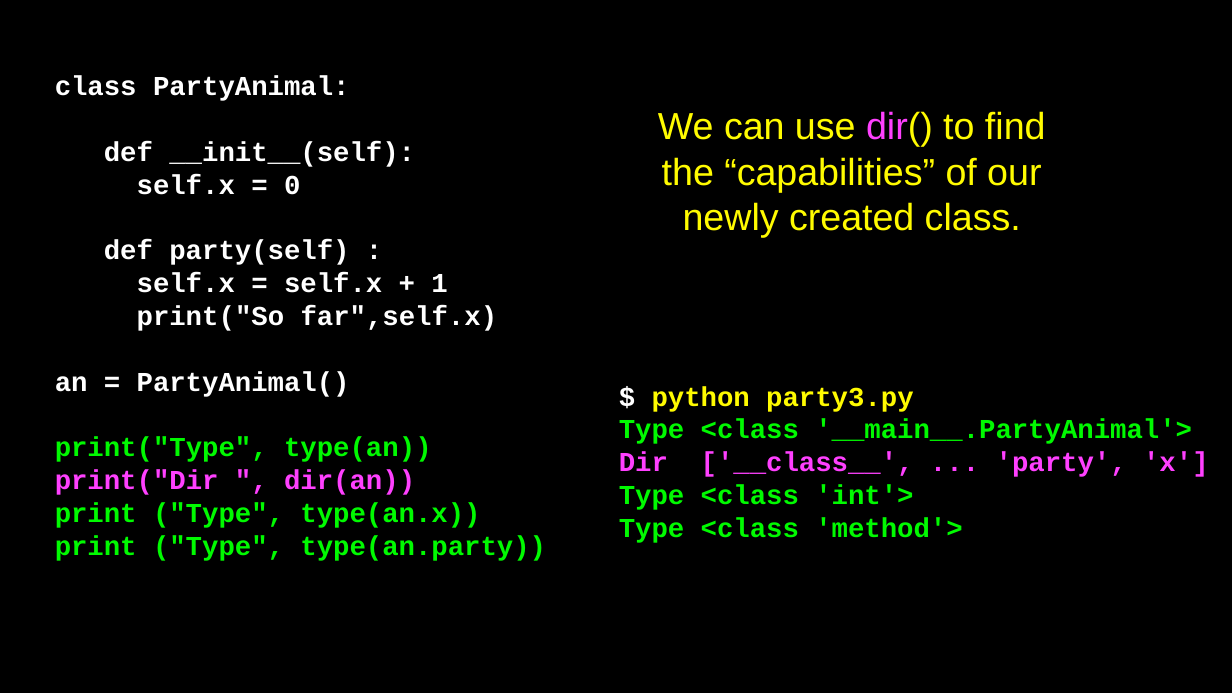
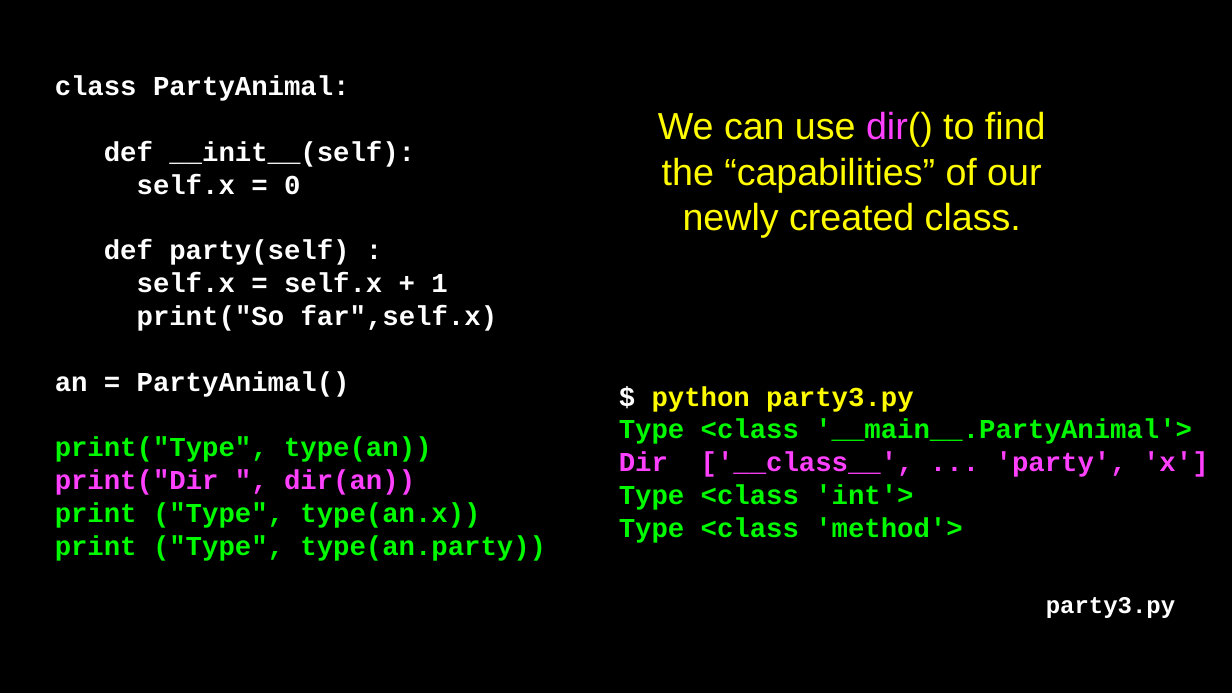
Before and after one commit to csev/py4e, a slide deck: slide 25 of lectures3/Pythonlearn-14-Objects.pptx. Drawn at 1232x693 pixels with LibreOffice and Linux fonts; fonts in the diff are those of the drawing. Boxes give left, top, right and bottom in pixels: in the first picture for what was removed or moved away, otherwise in the second. Text is boxed around its words. In the diff, an @@ line names an element or a change of style, - is before the commit and + after.

```diff
--- a/lectures3/Pythonlearn-14-Objects.pptx
+++ b/lectures3/Pythonlearn-14-Objects.pptx
@@ text added at [1046,597,1175,618], 14 pt, text #FFFFFF, bold @@
+party3.py
```
Also in this commit, not shown: 9 other slides changed, 5 other files.
